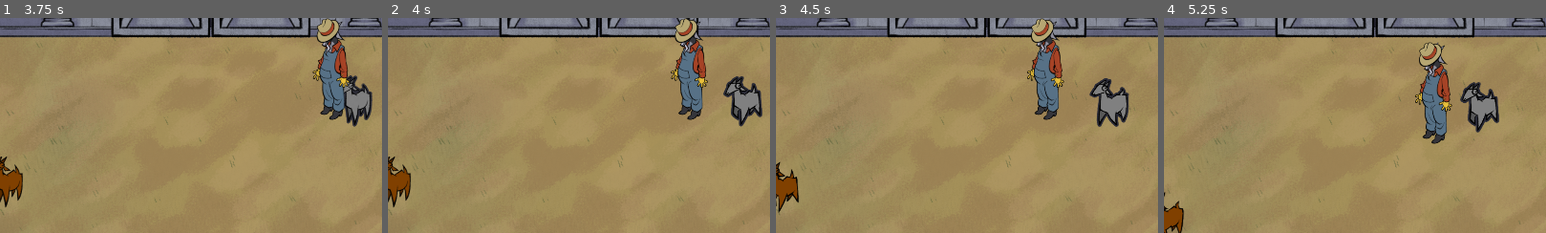
Above: before the commit, frames 1-4 (left to right).
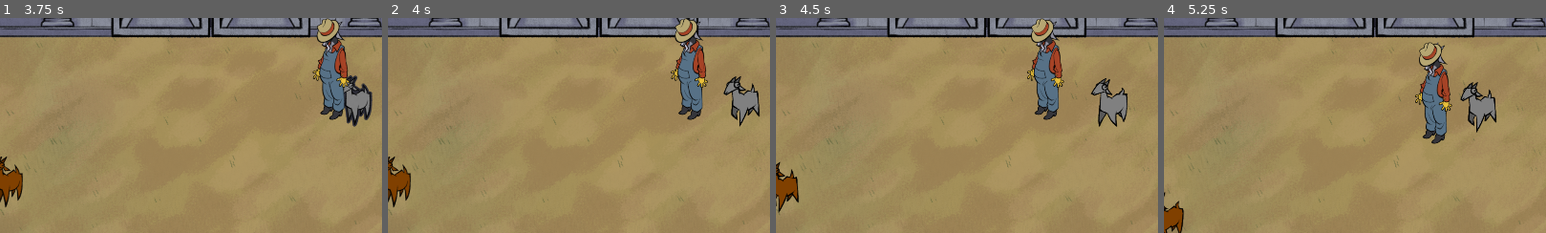
Above: after the commit, the same moments.

Repository: jadicodes/goat-game
Game: Godot game, scene res://farm/farm.tscn
Two runs of this game, one before a commit and one after it. Both use one fixed random seed, a clock stepped at 60 frames per second and the inputs below.
Inputs (mouse positions are % of the whole screen's width and height, from its top left):
- Up to frame 1 (3.75 s): tap E (interact) at 0.5 s; move the mouse to (72, 45) at 0.52 s; hold D (move_right) 0.53-1.25 s; hold E (interact) 0.53-1.25 s; click (72, 45) at 0.67 s; drag from (30, 55) to (50, 20) at 1.27 s; tap Space at 2 s; move the mouse to (60, 28) at 2.02 s; hold D (move_right) 2.03-2.75 s; tap Alt at 2.1 s; drag from (45, 70) to (23, 66) at 2.77 s; move the mouse to (80, 65) at 3.52 s; hold A (move_left) from 3.53 s (still down); hold E (interact) from 3.53 s (still down)
- Up to frame 2 (4 s): keep holding A (move_left); keep holding E (interact)
- Up to frame 3 (4.5 s): release A (move_left) at 4.25 s; release E (interact) at 4.25 s; drag from (20, 35) to (67, 47) at 4.27 s
- Up to frame 4 (5.25 s): move the mouse to (55, 50) at 5.02 s; hold S (move_down) from 5.03 s (still down); tap Alt at 5.1 s; click (55, 50) at 5.17 s
The pictures show only the part of the screen within x 22-72%, y 28-78%; the shares and areas given below are measured in that part.

Frame 1 is identical in both runs. In frame 2, 0.8% of the frame differs, in the area x 87-98%, y 27-51%; in frame 3, 0.6%; in frame 4, 0.8%, in the area x 77-88%, y 29-54%.

Commit message:
Fix interactables staying highlighted when not hovered

Diff:
--- a/project/farmer/farmer.gd
+++ b/project/farmer/farmer.gd
@@ -11,6 +11,9 @@
 
 func _process(_delta: float) -> void:
 	if not _hit_cast.is_colliding():
+		if _last_hovered:
+			_last_hovered.stop_hover()
+			_last_hovered = null
 		return
 
 	var collider = _hit_cast.get_collider(0)
